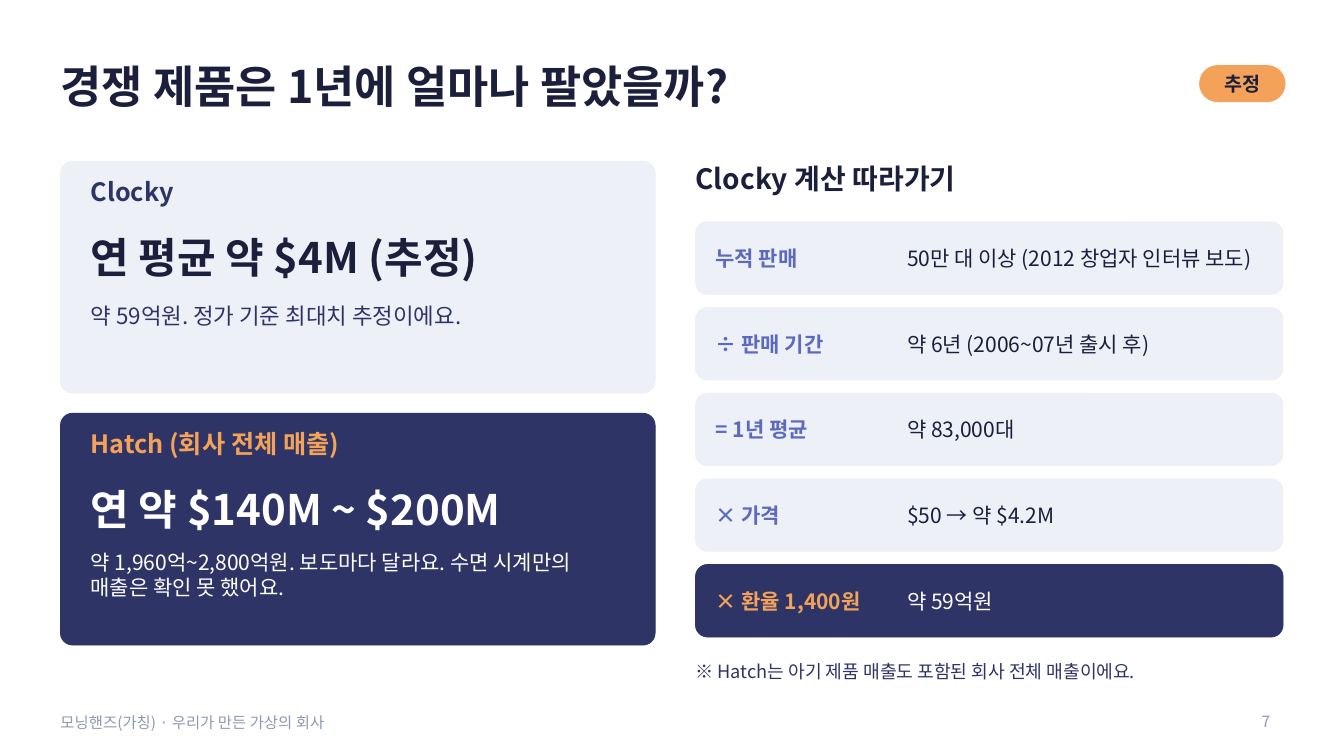
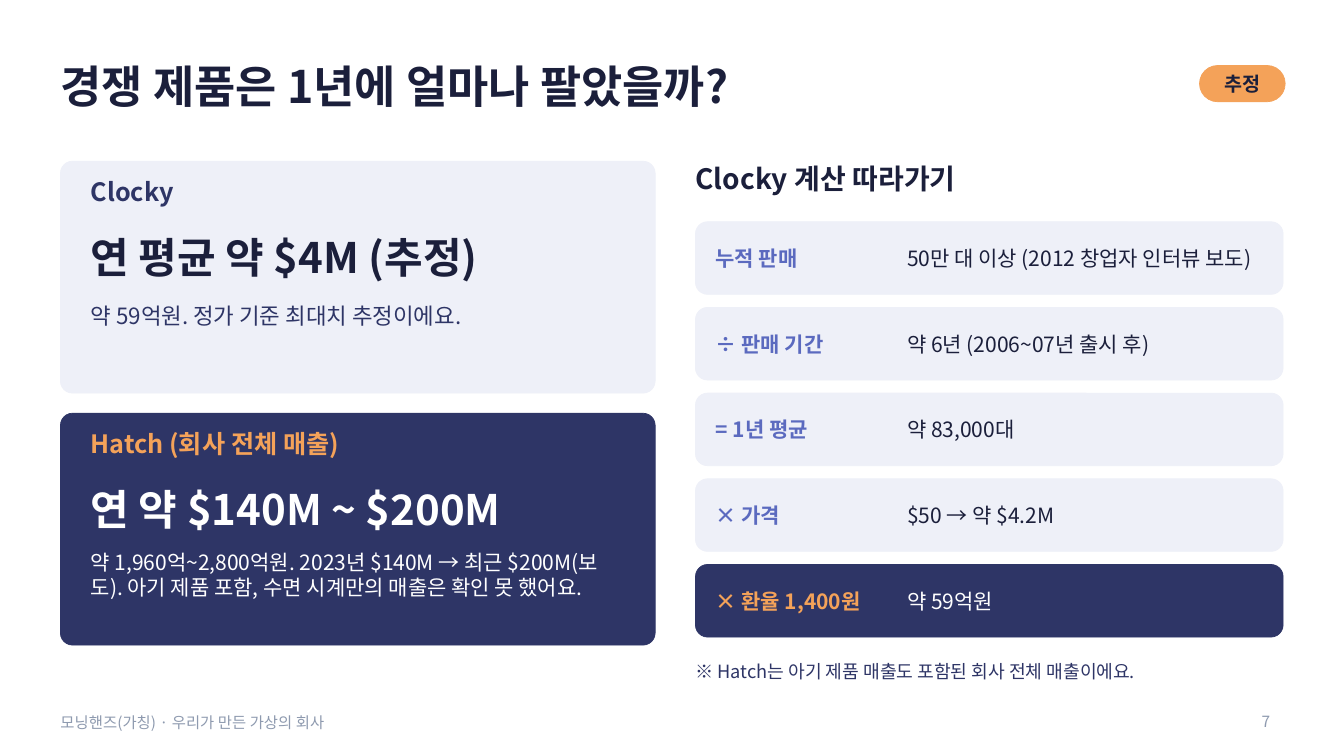
Before and after one commit to g975682-source/-, a slide deck: slide 7 of MorningHands_Student_Presentation.pptx. Drawn at 1344x756 pixels with LibreOffice and Linux fonts; fonts in the diff are those of the drawing. Boxes give left, top, right and bottom in pixels: in the first picture for what was removed or moved away, otherwise in the second. Text is boxed around its words. In the diff, an @@ line names an element or a change of style, - is before the commit and + after.

```diff
--- a/MorningHands_Student_Presentation.pptx
+++ b/MorningHands_Student_Presentation.pptx
@@ text at box(91, 552, 598, 599): text changed @@
-약 1,960억~2,800억원. 보도마다 달라요. 수면 시계만의 매출은 확인 못 했어요.
+약 1,960억~2,800억원. 2023년 $140M → 최근 $200M(보도). 아기 제품 포함, 수면 시계만의 매출은 확인 못 했어요.
```
Also in this commit, not shown: 4 other slides changed, 2 other files.
